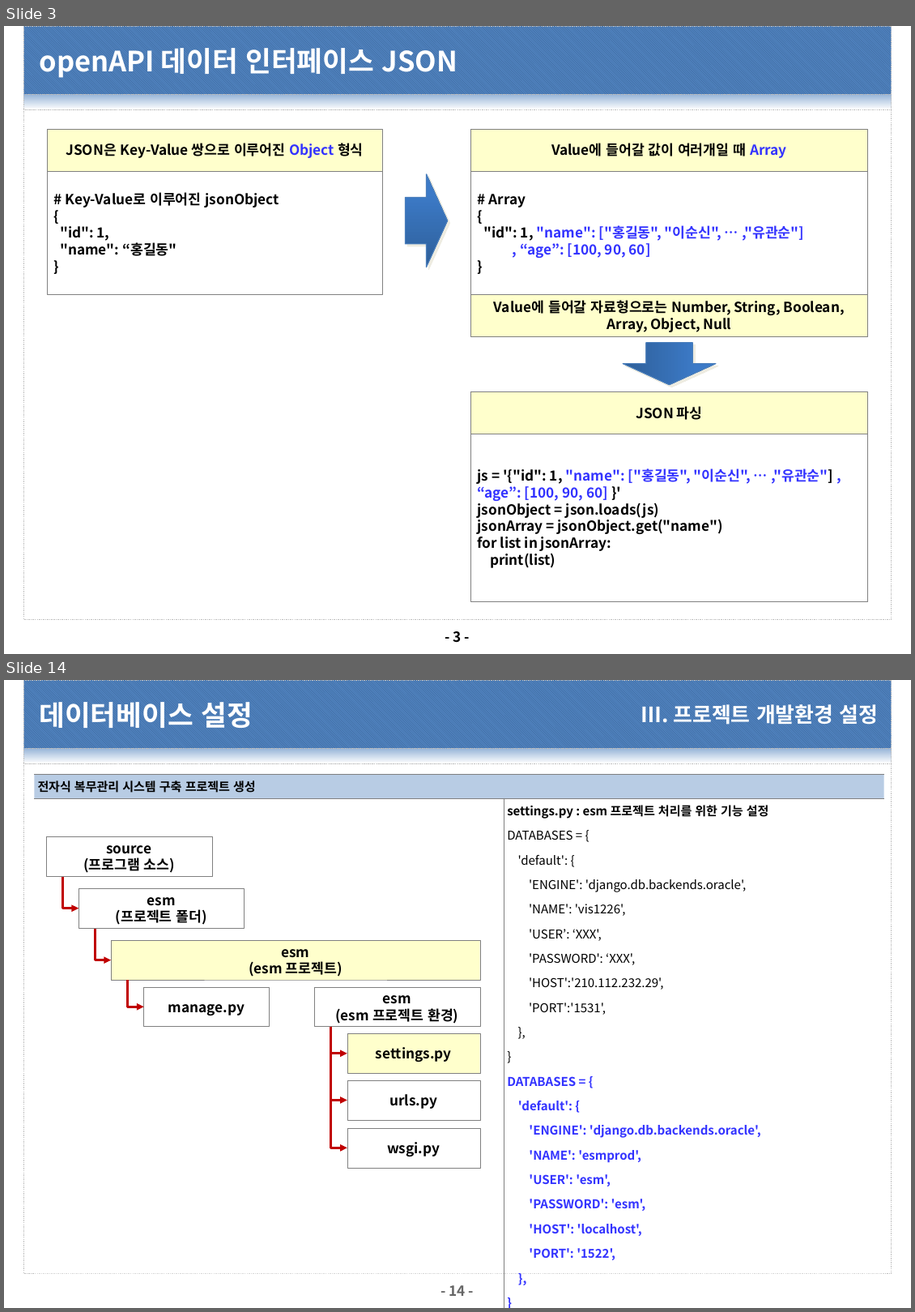
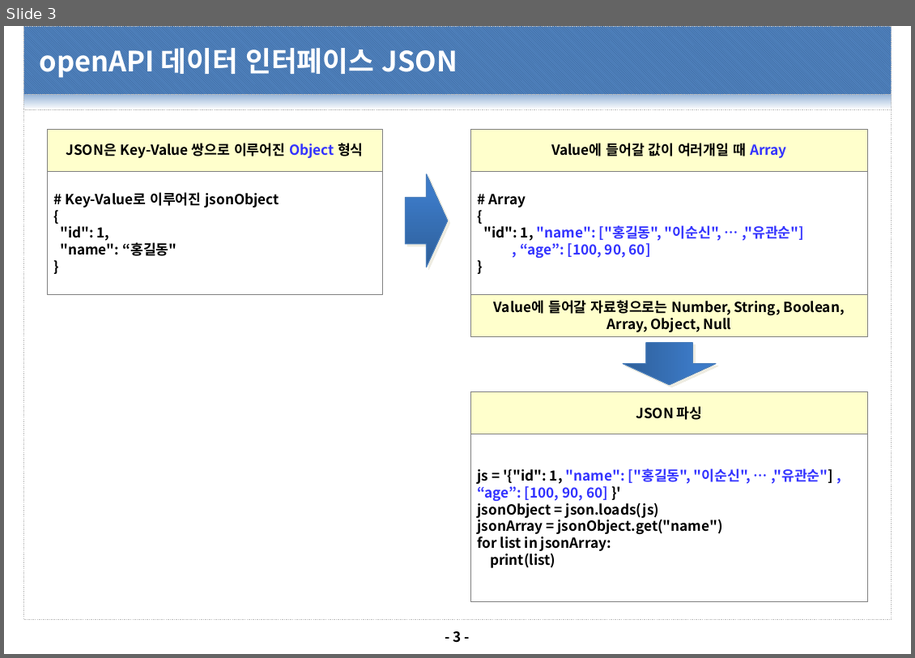
Before and after one commit to dims1111/ESM, a slide deck: document/10.프로젝트 관리(PM)/PM-1200.소프트웨어/PM-1240.Json/Json 이해_20210201_v1.0.pptx. Shown one above the other, each under a label of ours: slides 3 and 14 before the commit, slide 3 after it; the slides between them are not shown. The pictures are 915x1312 and 915x658 pixels, drawn with LibreOffice and Linux fonts; fonts in the diff are those of the drawing; background and template pictures are left out. Boxes give left, top, right and bottom in pixels: in the first picture for what was removed or moved away, otherwise in the second. Text is boxed around its words. In the diff, an @@ line names an element or a change of style, - is before the commit and + after.

Commit message:
대량 수정 처리 업데이트

```diff
--- a/document/10.프로젝트 관리(PM)/PM-1200.소프트웨어/PM-1240.Json/Json 이해_20210201_v1.0.pptx
+++ b/document/10.프로젝트 관리(PM)/PM-1200.소프트웨어/PM-1240.Json/Json 이해_20210201_v1.0.pptx
@@ slide 14 removed at box(4, 680, 911, 1308), background #FFFFFF; not listed: 4 template elements that a slide beside it also shows @@
@@ title removed at box(40, 702, 252, 728) @@
-데이터베이스 설정
@@ text removed at box(641, 704, 878, 725) @@
-Ⅲ. 프로젝트 개발환경 설정
@@ table removed at box(34, 774, 884, 1263), 2 rows, 2 columns @@
-전자식 복무관리 시스템 구축 프로젝트 생성 | 
- | settings.py : esm 프로젝트 처리를 위한 기능 설정 / DATABASES = { / 'default': { / 'ENGINE': 'django.db.backends.oracle', / 'NAME': 'vis1226', / 'USER’: ‘XXX', / 'PASSWORD': ‘XXX', / 'HOST':'210.112.232.29', / 'PORT':'1531', / }, / } / DATABASES = { / 'default': { / 'ENGINE': 'django.db.backends.oracle', / 'NAME': 'esmprod', / 'USER': 'esm', / 'PASSWORD': 'esm', / 'HOST': 'localhost', / 'PORT': '1522', / }, / }
@@ rectangle removed at box(47, 836, 213, 876) @@
-source
-(프로그램 소스)
@@ elbow arrow removed from (62, 876) to (79, 908) @@
@@ rectangle removed at box(79, 889, 245, 928) @@
-esm
-(프로젝트 폴더)
@@ elbow arrow removed from (96, 928) to (111, 960) @@
@@ group removed at box(111, 941, 480, 1168): 6 rectangles, 4 elbow arrows @@
-esm
-(esm 프로젝트)
-manage.py
-esm
-(esm 프로젝트 환경)
-settings.py
-urls.py
-wsgi.py
```
Also in this commit, not shown: 33 other slides removed, 2 other files.
